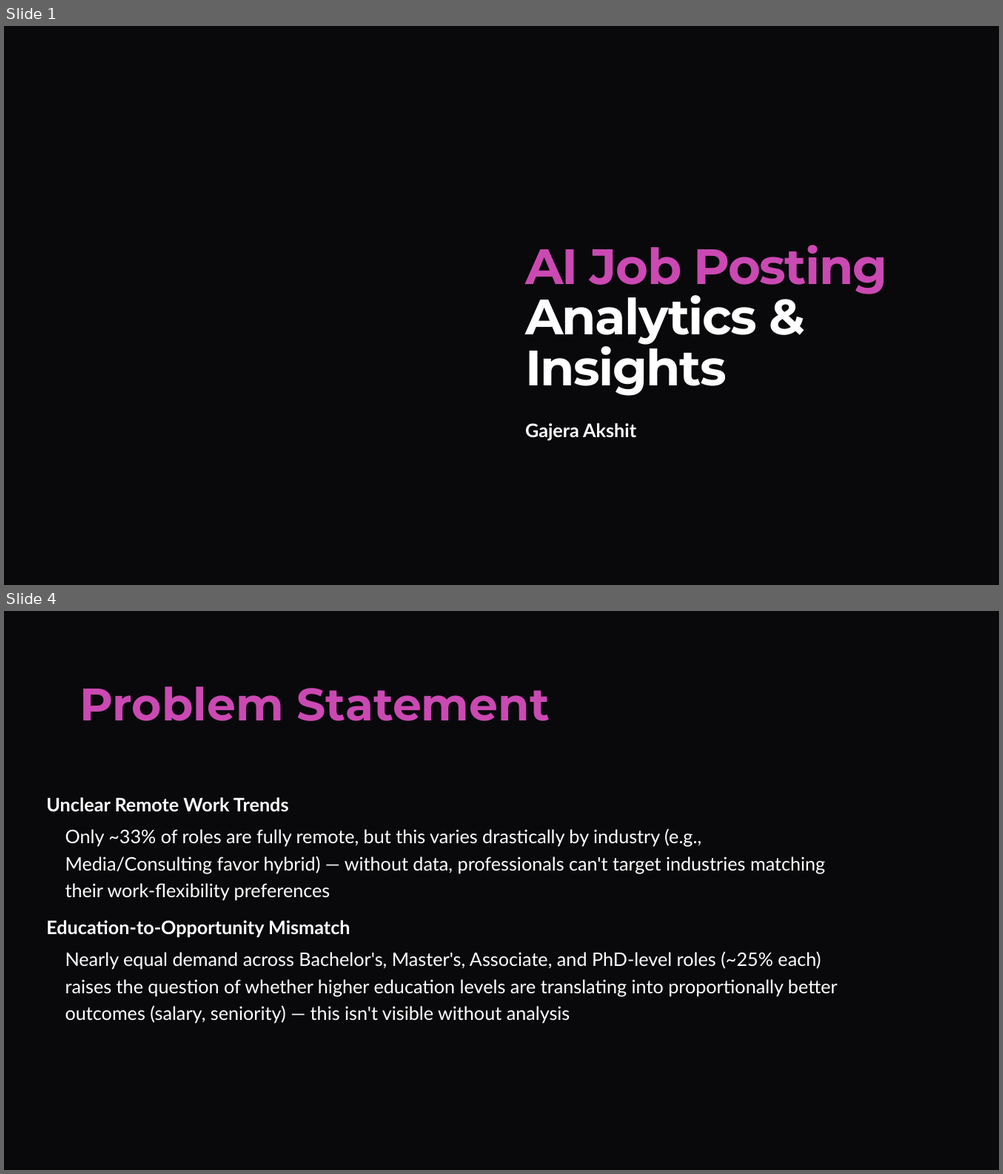
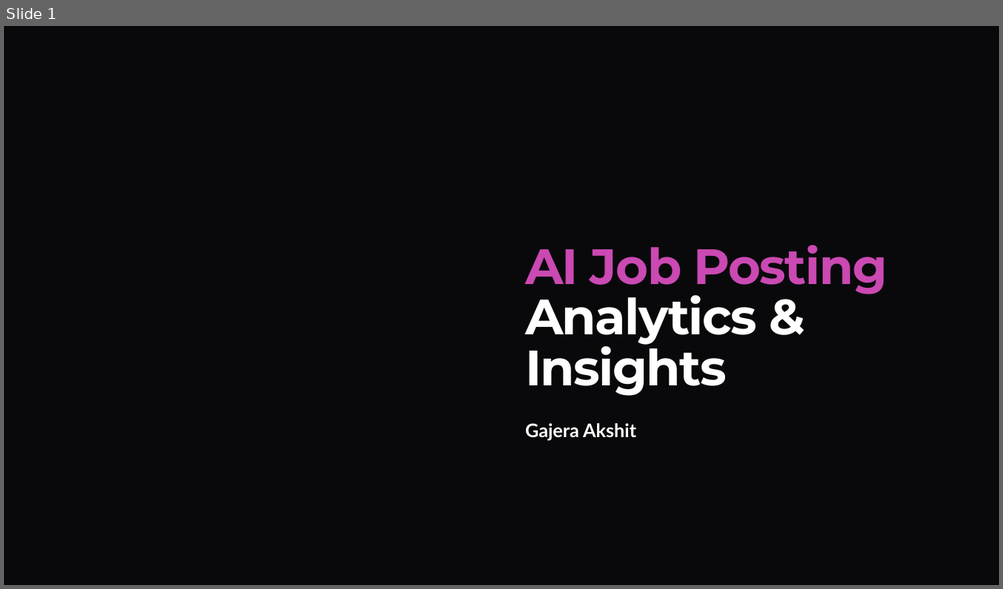
Before and after one commit to AkshitGajera/AF05148719-GajeraAkshit-AIJobPostingAnalytics-Insights, a slide deck: AI Job Posting Analytics & Insights.pptx. Shown one above the other, each under a label of ours: slides 1 and 4 before the commit, slide 1 after it; the slides between them are not shown. The pictures are 1003x1174 and 1003x589 pixels, drawn with LibreOffice and Linux fonts; fonts in the diff are those of the drawing; background and template pictures are left out. Boxes give left, top, right and bottom in pixels: in the first picture for what was removed or moved away, otherwise in the second. Text is boxed around its words. In the diff, an @@ line names an element or a change of style, - is before the commit and + after.

```diff
--- a/AI Job Posting Analytics & Insights.pptx
+++ b/AI Job Posting Analytics & Insights.pptx
@@ slide 4 removed at (x1=4, y1=611, x2=999, y2=1170), background #09090C @@
@@ text removed at (x1=79, y1=686, x2=549, y2=721) @@
-Problem Statement
@@ text removed at (x1=46, y1=797, x2=837, y2=1023) @@
-Unclear Remote Work Trends
-  Only ~33% of roles are fully remote, but this varies drastically by industry (e.g., Media/Consulting favor hybrid) — without data, professionals can't target industries matching their work-flexibility preferences
-Education-to-Opportunity Mismatch
-  Nearly equal demand across Bachelor's, Master's, Associate, and PhD-level roles (~25% each) raises the question of whether higher education levels are translating into proportionally better outcomes (salary, seniority) — this isn't visible without analysis
```
Also in this commit, not shown: 3 slides changed.
